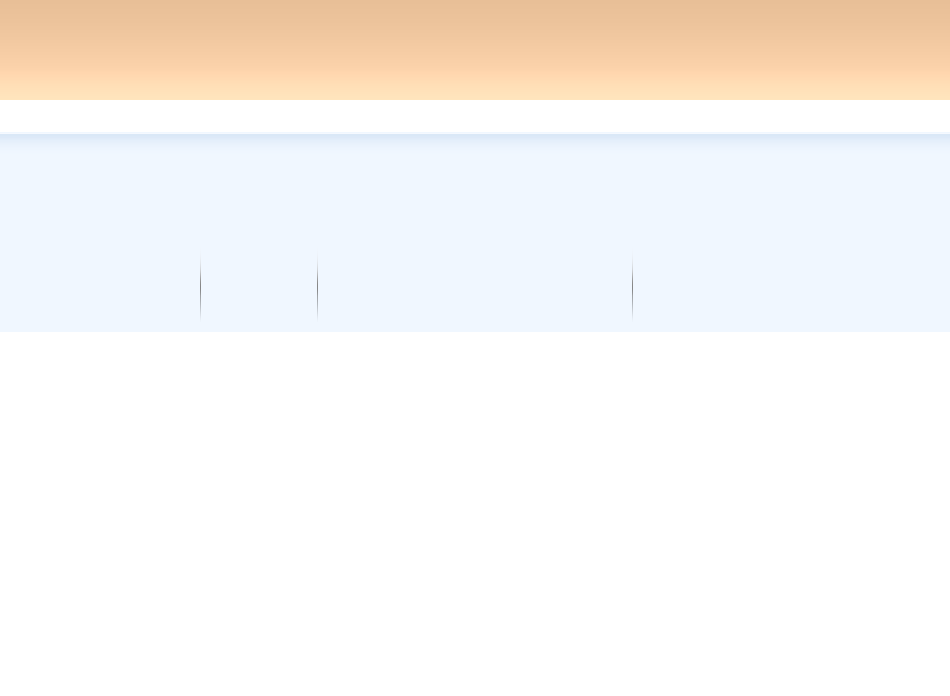
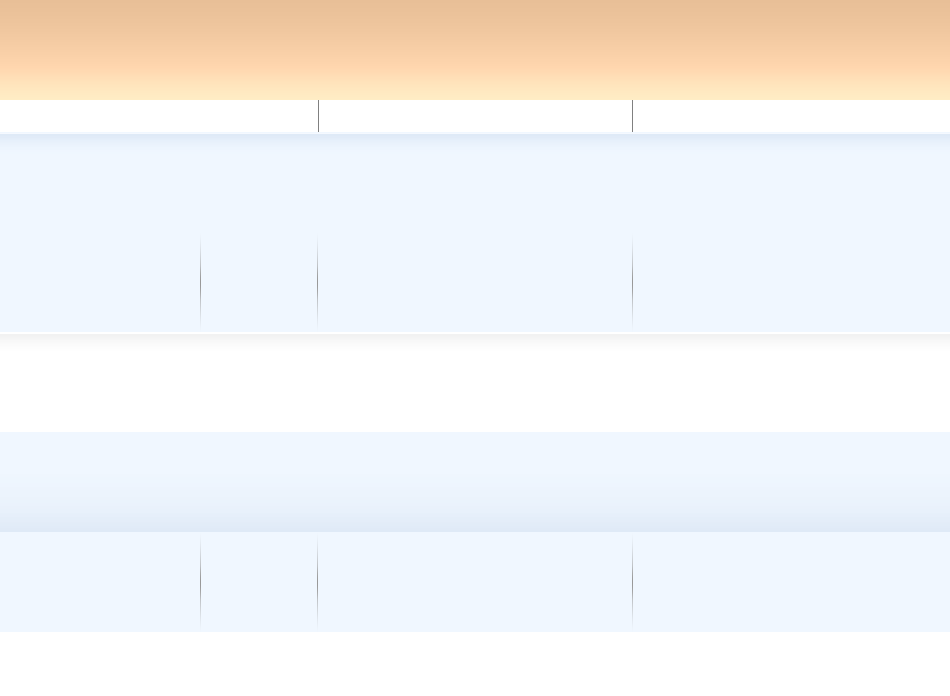
Layer changes from the first 950×696 image to the second:
added layer "navbar stroke" (multiply) above "navbar button" over [318, 100, 633, 132]
added layer "navbar button" (screen) above "navbar active" over [318, 100, 633, 132]
painted on "footer widgets" over [0, 432, 950, 532]
painted on "footer boxes" over [0, 532, 950, 632]
